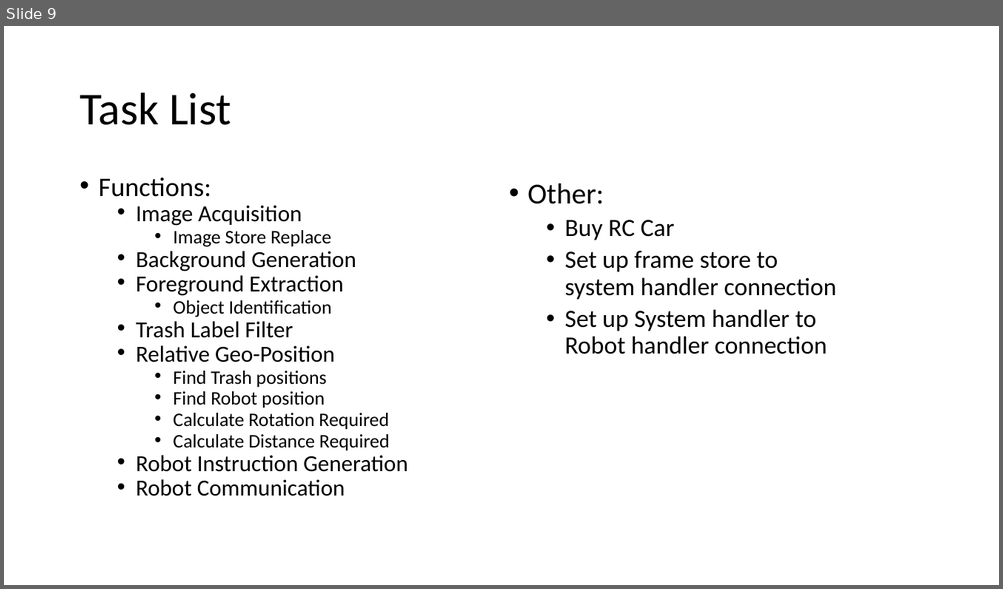
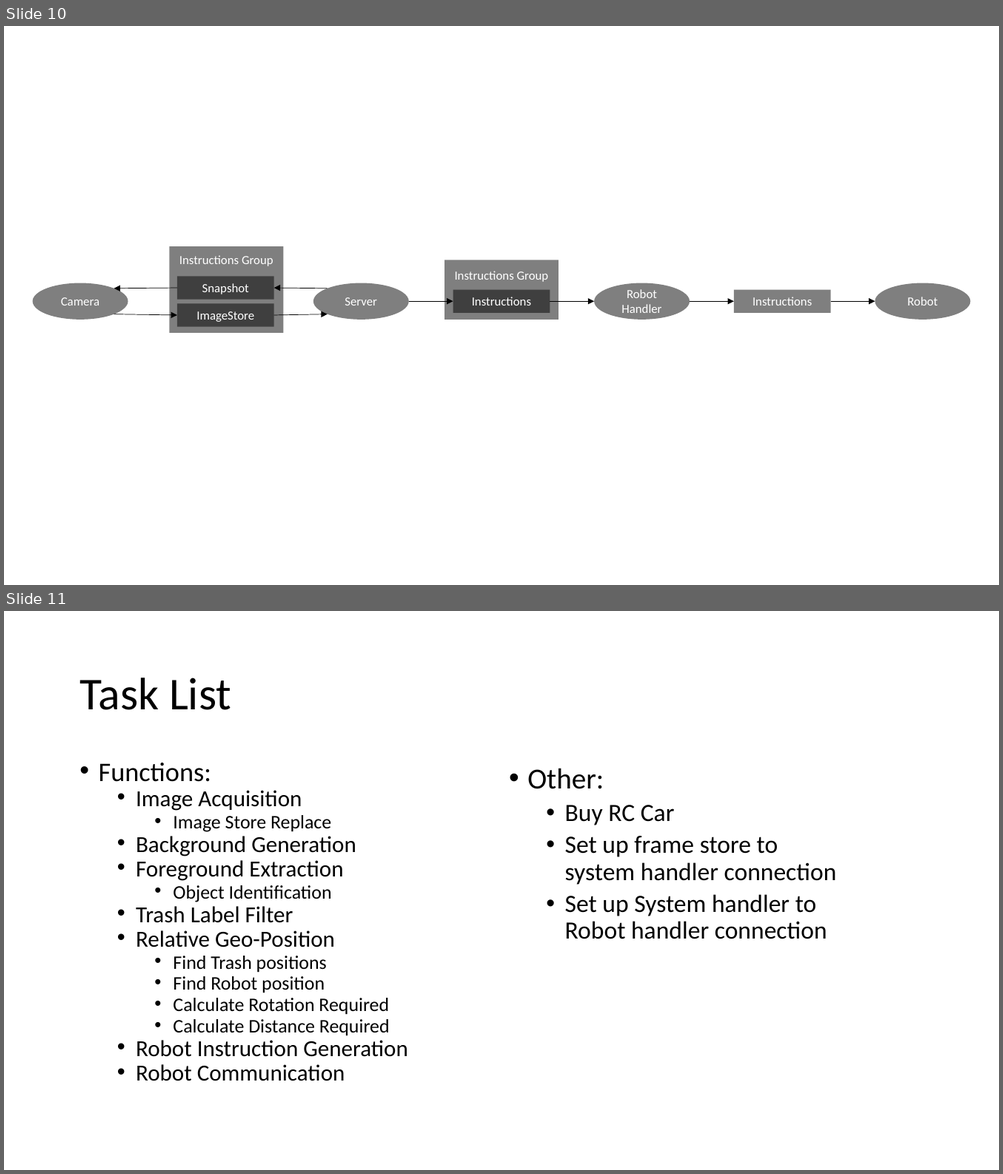
Before and after one commit to Iranaphor/Autonomous-Litter-Collection, a slide deck: Visual Plan.pptx. Shown one above the other, each under a label of ours: slide 9 before the commit, slides 10 and 11 after it. The pictures are 1003x589 and 1003x1174 pixels, drawn with LibreOffice and Linux fonts; fonts in the diff are those of the drawing. Boxes give left, top, right and bottom in pixels: in the first picture for what was removed or moved away, otherwise in the second. Text is boxed around its words. In the diff, an @@ line names an element or a change of style, - is before the commit and + after.

```diff
--- a/Visual Plan.pptx
+++ b/Visual Plan.pptx
@@ slide 10 added at <box>4,26,999,585</box>, background #FFFFFF @@
@@ rectangle added at <box>170,247,284,333</box>, fill #000000 at 50% opacity, 12 pt, text #FFFFFF @@
+Instructions Group
@@ rectangle added at <box>444,261,558,320</box>, fill #000000 at 50% opacity, 12 pt, text #FFFFFF @@
+Instructions Group
@@ ellipse added at <box>32,284,128,320</box>, fill #000000 at 50% opacity, 12 pt, text #FFFFFF @@
+Camera
@@ arrow added from (177, 288) to (114, 289), #000000 0.5 pt @@
@@ rectangle added at <box>177,277,274,300</box>, fill #000000 at 50% opacity, 12 pt, text #FFFFFF @@
+Snapshot
@@ arrow added from (327, 289) to (274, 288), #000000 0.5 pt @@
@@ ellipse added at <box>313,284,409,320</box>, fill #000000 at 50% opacity, 12 pt, text #FFFFFF @@
+Server
@@ rectangle added at <box>453,290,550,313</box>, fill #000000 at 50% opacity, 12 pt, text #FFFFFF @@
+Instructions
@@ ellipse added at <box>595,284,690,320</box>, fill #000000 at 50% opacity, 12 pt, text #FFFFFF @@
+Robot Handler
@@ rectangle added at <box>734,290,831,313</box>, fill #000000 at 50% opacity, 12 pt, text #FFFFFF @@
+Instructions
@@ ellipse added at <box>875,284,970,320</box>, fill #000000 at 50% opacity, 12 pt, text #FFFFFF @@
+Robot
@@ rectangle added at <box>177,304,274,326</box>, fill #000000 at 50% opacity, 12 pt, text #FFFFFF @@
+ImageStore
@@ arrow added from (408, 301) to (453, 301), #000000 0.5 pt @@
@@ arrow added from (550, 301) to (595, 301), #000000 0.5 pt @@
@@ arrow added from (690, 301) to (734, 301), #000000 0.5 pt @@
@@ arrow added from (831, 301) to (875, 301), #000000 0.5 pt @@
@@ arrow added from (114, 315) to (177, 315), #000000 0.5 pt @@
@@ arrow added from (274, 315) to (327, 315), #000000 0.5 pt @@
@@ what was slide 9 is now slide 11 @@
```
Also in this commit, not shown: 1 other slide added, 2 other files.
